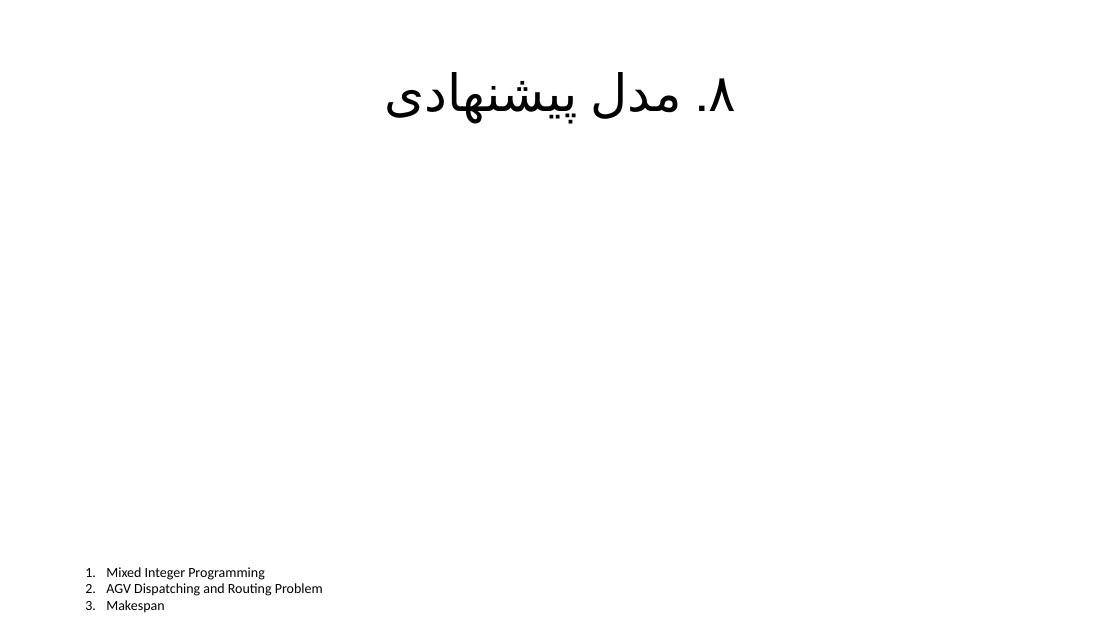
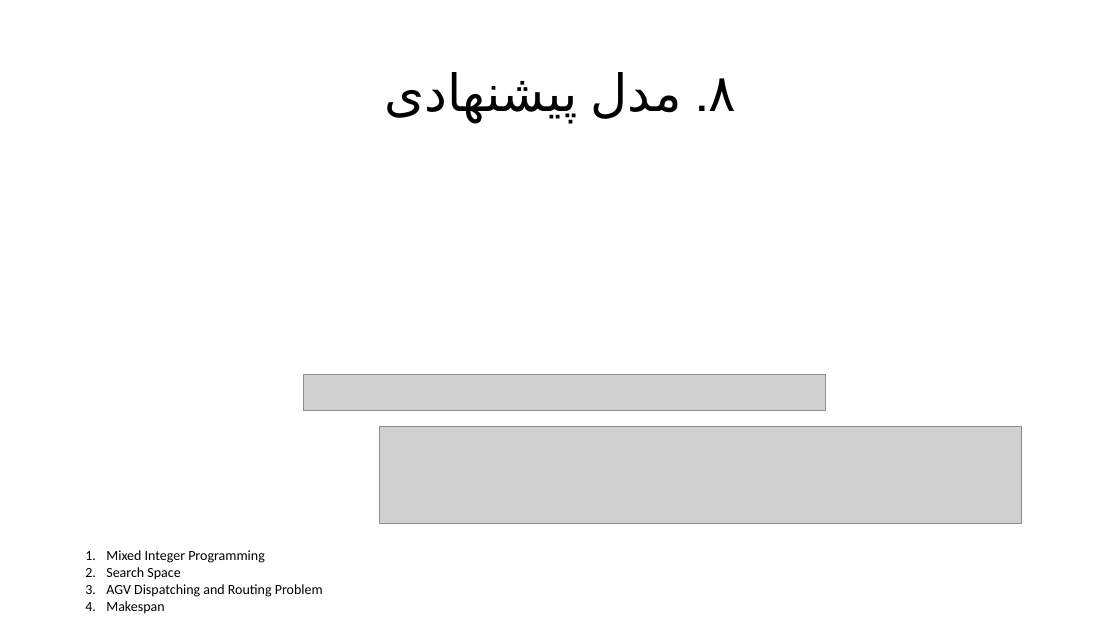
Before and after one commit to amireza007/AGV-Project, a slide deck: slide 12 of Pre defense/Predefense_v.1.2.pptx (slide 11 before the commit). Drawn at 1120x630 pixels with LibreOffice and Linux fonts; fonts in the diff are those of the drawing; grey boxes stand for pictures. Boxes give left, top, right and bottom in pixels: in the first picture for what was removed or moved away, otherwise in the second. Text is boxed around its words. In the diff, an @@ line names an element or a change of style, - is before the commit and + after.

```diff
--- a/Pre defense/Predefense_v.1.2.pptx
+++ b/Pre defense/Predefense_v.1.2.pptx
@@ picture added at [303,375,825,411] @@
@@ picture added at [380,427,1023,524] @@
@@ text "Mixed Integer Programming": place and size @@
-text "Mixed Integer Programming" at [106,567,323,613]
+text "Mixed Integer Programming" at [106,550,323,614]
@@ text at [106,567,180,580]: paragraph added @@
+2. Search Space
```
Also in this commit, not shown: 8 other slides changed, 3 slides added, 4 other files.
